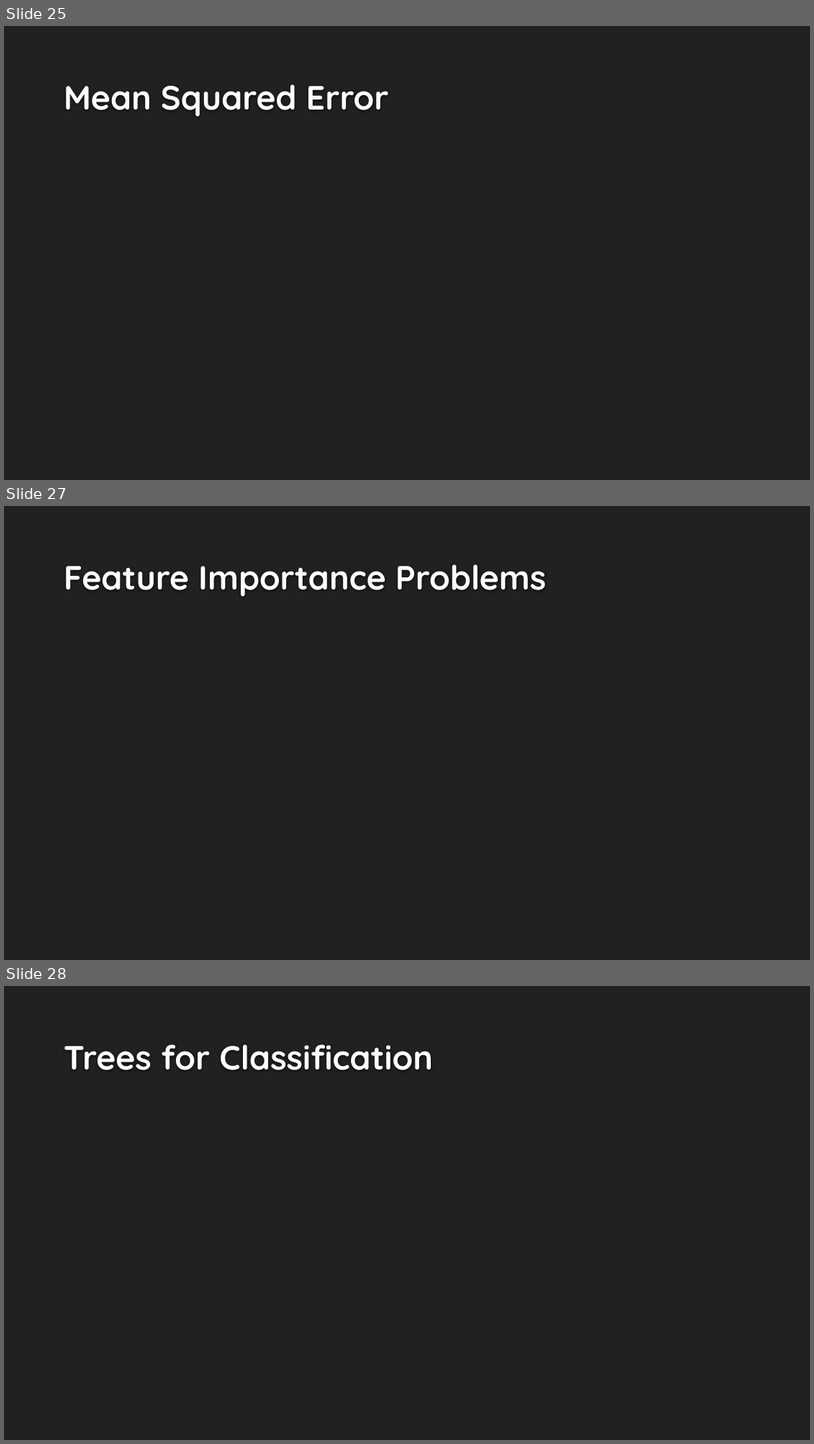
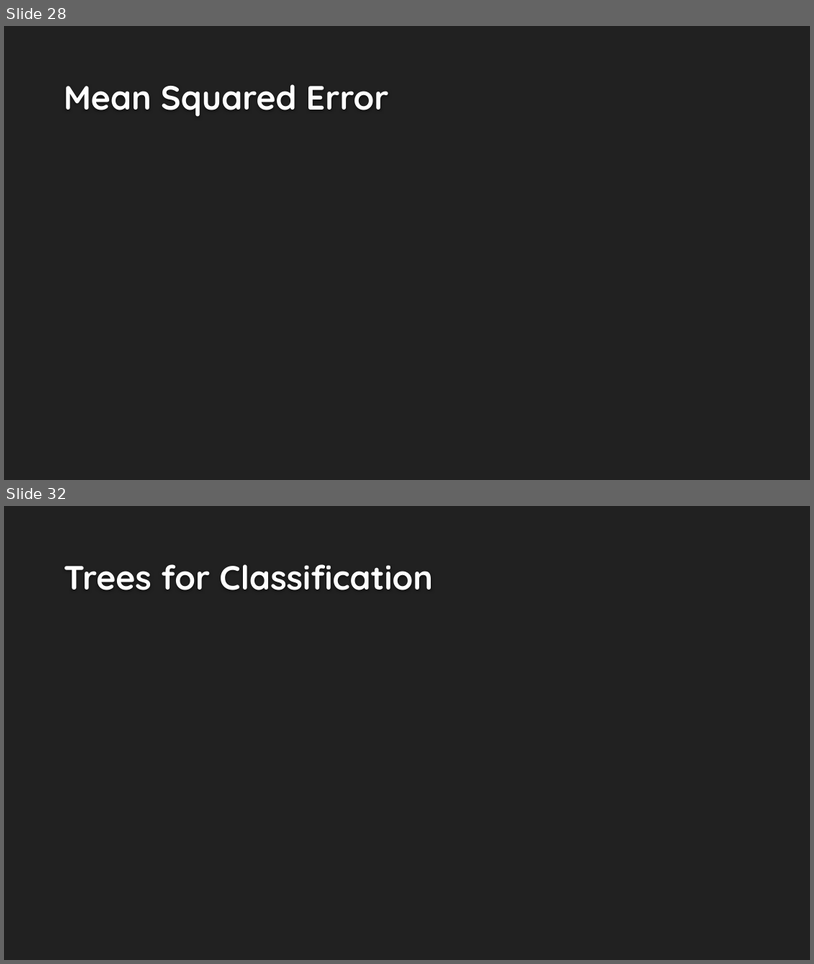
Before and after one commit to EricSchles/algorithmic_bias, a slide deck: Understanding Bias Via Interpretability.pptx. Shown one above the other, each under a label of ours: slides 25, 27 and 28 before the commit, slides 28 and 32 after it; the slides between them are not shown. The pictures are 814x1444 and 814x964 pixels, drawn with LibreOffice and Linux fonts; fonts in the diff are those of the drawing; background and template pictures are left out. Boxes give left, top, right and bottom in pixels: in the first picture for what was removed or moved away, otherwise in the second. Text is boxed around its words. In the diff, an @@ line names an element or a change of style, - is before the commit and + after.

```diff
--- a/Understanding Bias Via Interpretability.pptx
+++ b/Understanding Bias Via Interpretability.pptx
@@ slide 27 removed at (x1=4, y1=506, x2=810, y2=960), background #212121 @@
@@ title removed at (x1=64, y1=564, x2=547, y2=597) @@
-Feature Importance Problems
@@ what was slide 25 is now slide 28 @@
@@ what was slide 28 is now slide 32 @@
```
Also in this commit, not shown: 5 slides changed, 19 slides added, 5 other slides removed, 13 other files.
